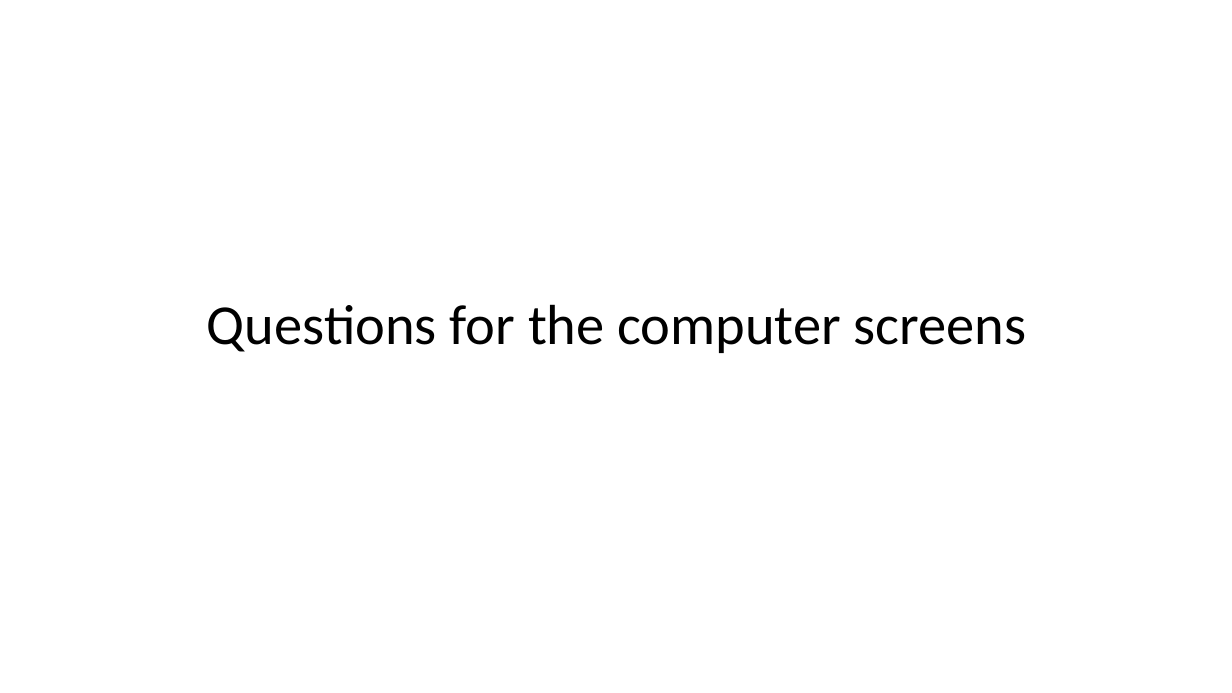
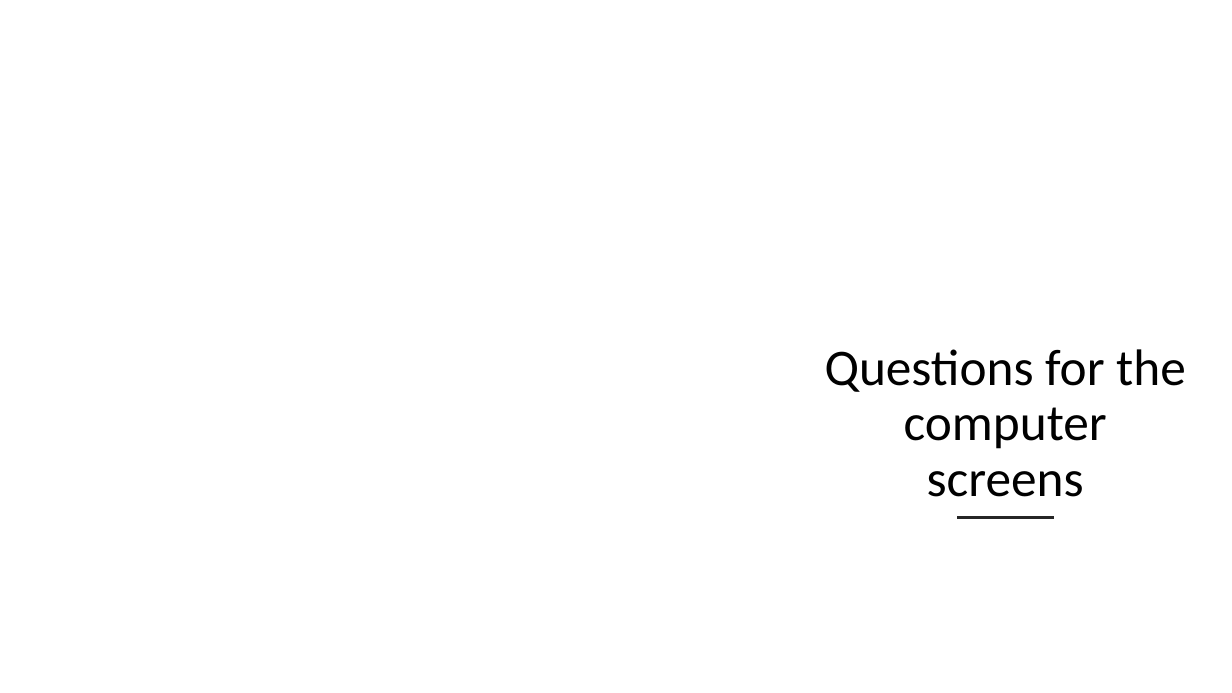
Before and after one commit to MorganMaciupa/Data_Analytics_ReforestationProject, a slide deck: slide 15 of Presentation.pptx. Drawn at 1232x693 pixels with LibreOffice and Linux fonts; fonts in the diff are those of the drawing; background and template pictures are left out. Boxes give left, top, right and bottom in pixels: in the first picture for what was removed or moved away, otherwise in the second. Text is boxed around its words. In the diff, an @@ line names an element or a change of style, - is before the commit and + after.

```diff
--- a/Presentation.pptx
+++ b/Presentation.pptx
@@ freeform shape added at (757,230,1232,693), fill #FFFFFF at 70% opacity @@
@@ title "Questions for the computer screens": place and size @@
-title "Questions for the computer screens" at (207,304,1027,353)
+title "Questions for the computer screens" at (825,349,1186,497)
@@ title "Questions for the computer screens" at (825,349,1186,497): size 44 to 40 pt; alignment left to centre; vertical alignment middle to bottom @@
@@ line added from (958, 518) to (1053, 518), #262626 2 pt @@
```
Also in this commit, not shown: 6 other slides changed, 8 slides added, 8 slides removed, 4 other files.
